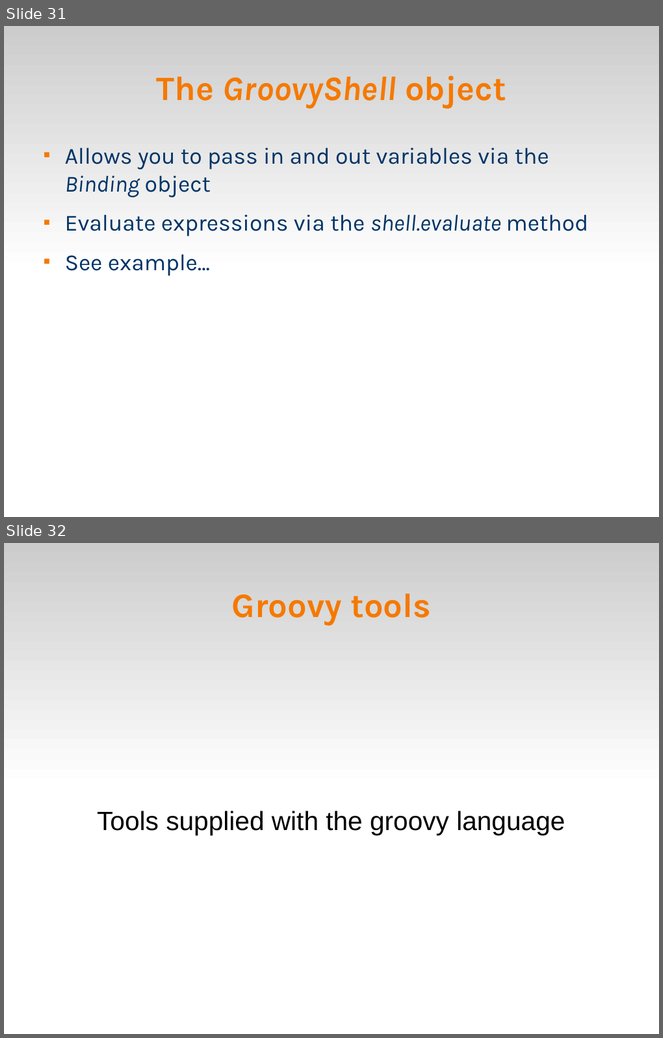
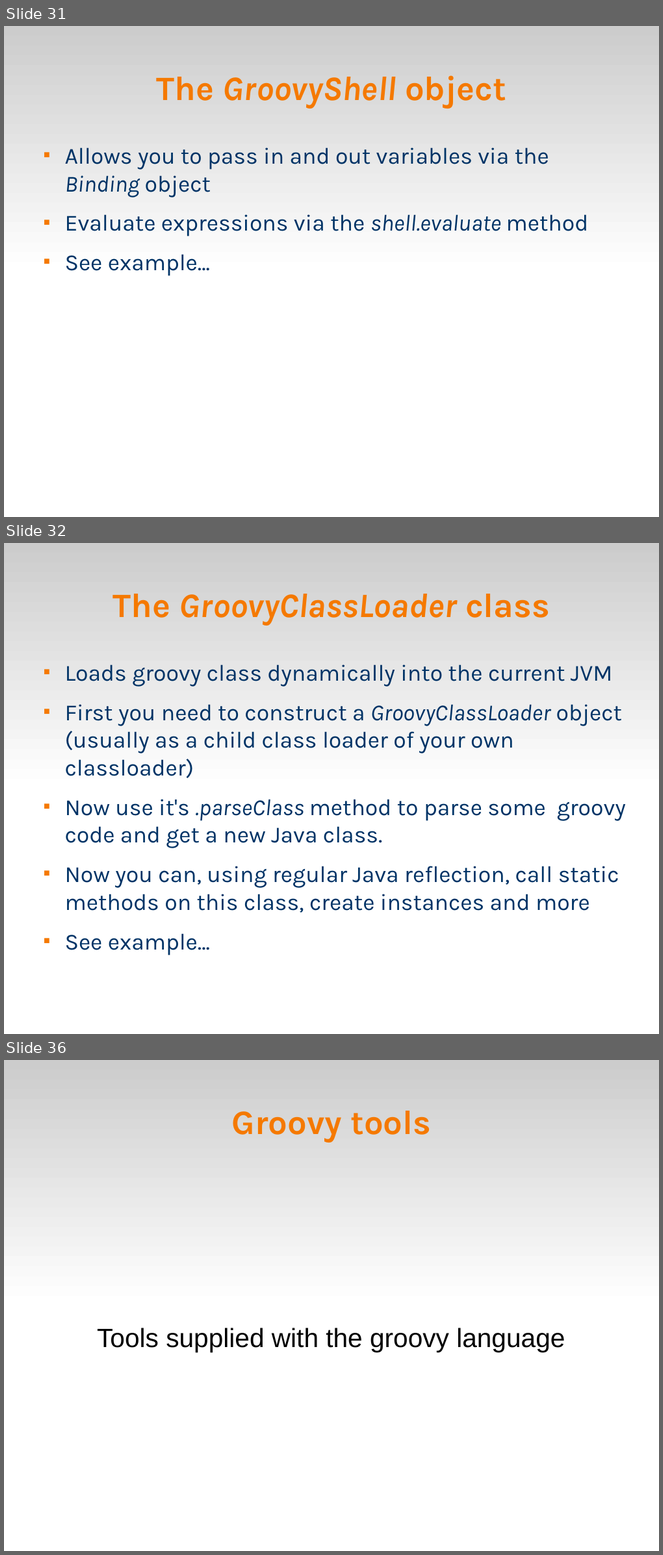
Before and after one commit to veltzer/demos, a slide deck: groovy/doc/groovy.odp. Shown one above the other, each under a label of ours: slides 31 and 32 before the commit, slides 31, 32 and 36 after it; the slides between them are not shown. The pictures are 663x1038 and 663x1555 pixels, drawn with LibreOffice and Linux fonts; fonts in the diff are those of the drawing. Boxes give left, top, right and bottom in pixels: in the first picture for what was removed or moved away, otherwise in the second. Text is boxed around its words. In the diff, an @@ line names an element or a change of style, - is before the commit and + after.

```diff
--- a/groovy/doc/groovy.odp
+++ b/groovy/doc/groovy.odp
@@ slide 32 added at bbox=[4, 543, 659, 1034], background #FFFFFF; not listed: 1 template element that a slide beside it also shows @@
@@ title added at bbox=[113, 594, 550, 626], 41.4 pt, text #F57900, bold, italic @@
+The GroovyClassLoader class
@@ text added at bbox=[65, 665, 626, 955], 28 pt, text #003366 @@
+■ Loads groovy class dynamically into the current JVM
+■ First you need to construct a GroovyClassLoader object (usually as a child class loader of your own classloader)
+■ Now use it's .parseClass method to parse some groovy code and get a new Java class.
+■ Now you can, using regular Java reflection, call static methods on this class, create instances and more
+■ See example...
@@ what was slide 32 is now slide 36 @@
```
Also in this commit, not shown: 2 slides changed, 3 other slides added, 2 other files.
